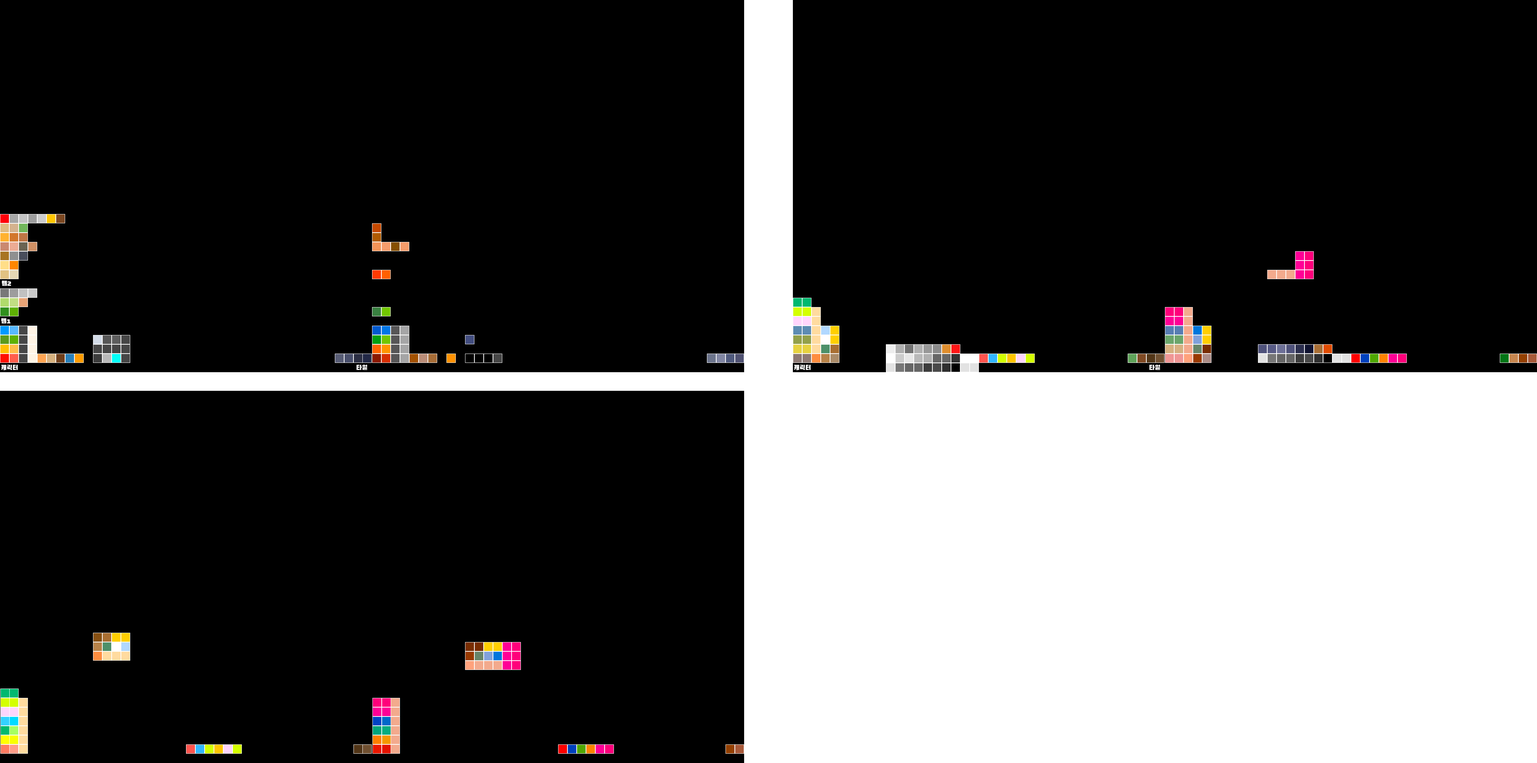
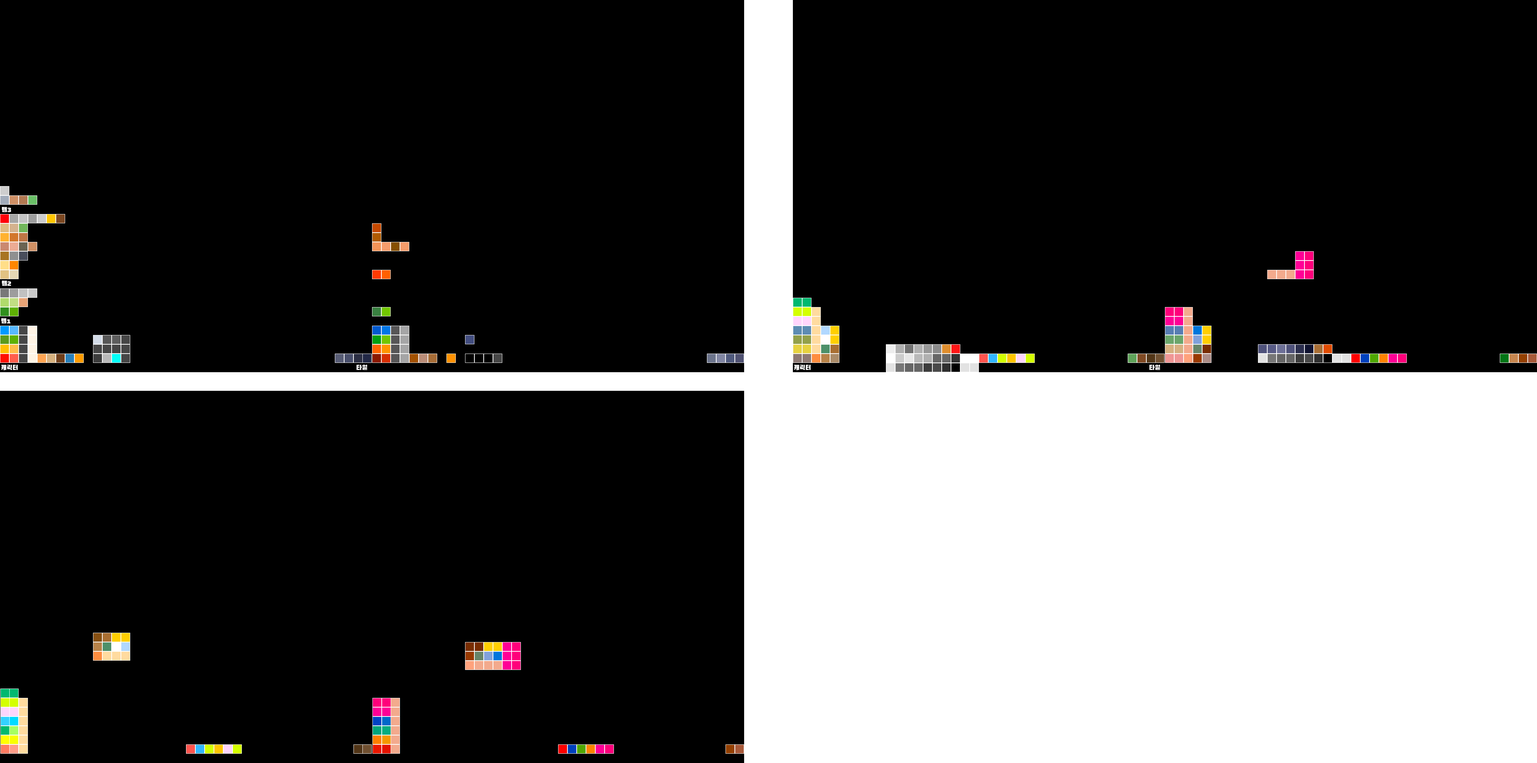
Layer changes from the first w=1537, h=763 image to the second:
added layer "사각형 1 copy 10 복사" in group "Block-BM" over [0, 186, 10, 196]
added layer "맵3" in group "Block-BM" over [1, 206, 12, 213]
added layer "사각형 1 복사 79" in group "Block-BM" over [27, 195, 38, 205]
added layer "사각형 1 복사 78" in group "Block-BM" over [18, 195, 28, 205]
added layer "사각형 1 복사 77" in group "Block-BM" over [9, 195, 19, 205]
added layer "사각형 1 복사 76" in group "Block-BM" over [0, 195, 10, 205]
